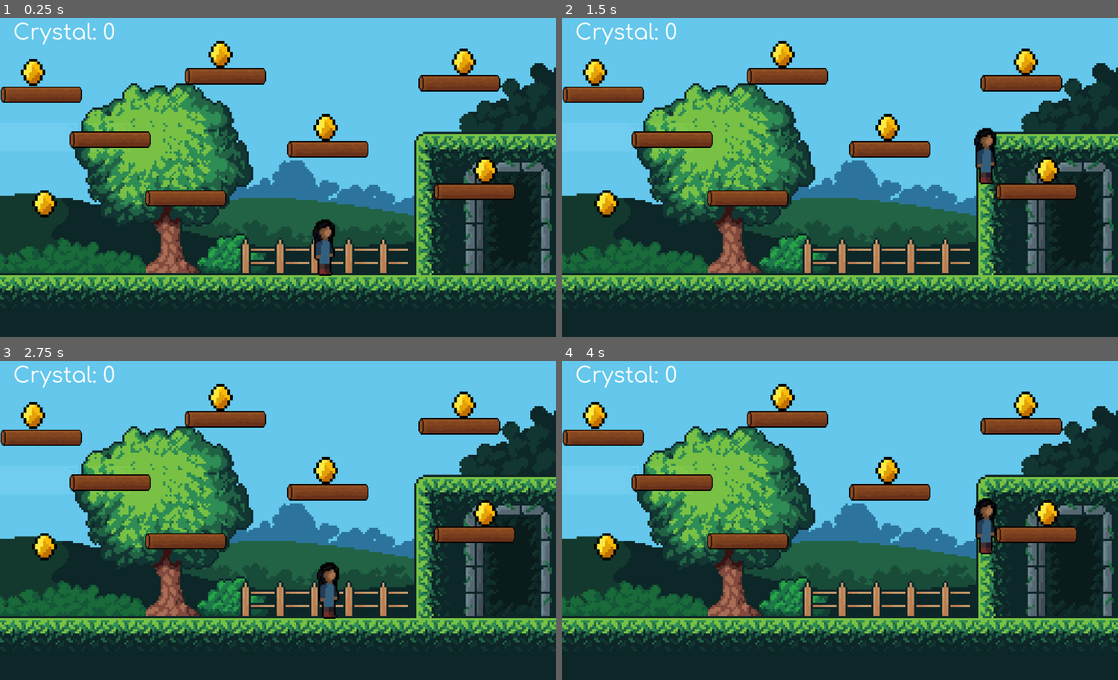
Above: before the commit, frames 1-4 (two rows, left to right).
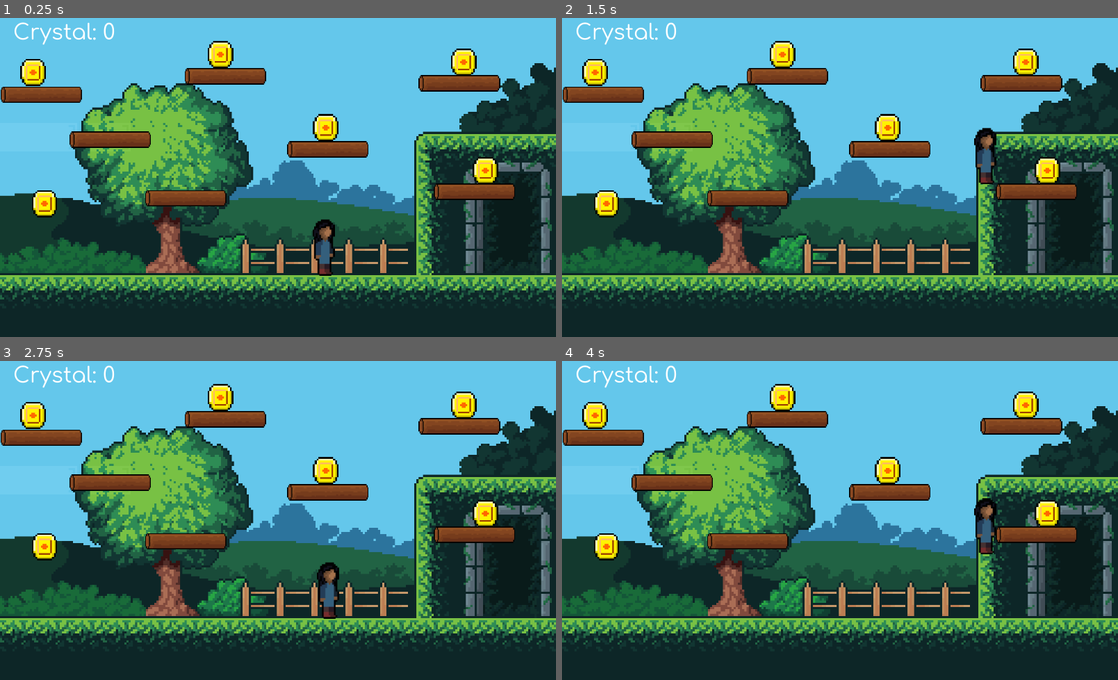
Above: after the commit, the same moments.

Repository: caffebd/sayem-platform
Game: Godot game, scene res://scenes/World.tscn
Same seed, same stepped clock (60 frames per second), same inputs: the game is played once before the commit and once after it.
Inputs:
- Up to frame 1 (0.25 s): no input
- Up to frame 2 (1.5 s): tap Enter at 0.5 s; hold D (right) from 0.53 s (still down); tap W (jump) at 0.77 s
- Up to frame 3 (2.75 s): tap W (jump) at 1.52 s; release D (right) at 2.03 s; hold A (left) from 2.03 s (still down)
- Up to frame 4 (4 s): release A (left) at 2.78 s; hold D (right) from 2.78 s (still down); tap W (jump) at 3.02, 3.77 s

The runs differ from the first frame. In frame 1, 1.9% of the frame differs, in the area x 3-90%, y 7-63%; in frame 2, 1.9%; in frame 3, 1.9%; in frame 4, 1.9%.

Commit message:
now what?

Diff:
--- a/scenes/cristal.tscn
+++ b/scenes/cristal.tscn
@@ -1,10 +1,10 @@
 [gd_scene load_steps=4 format=2]
 
-[ext_resource path="res://assets/props/Yellow_Crystal.png" type="Texture" id=1]
+[ext_resource path="res://assets/props/Sprite-0002.png" type="Texture" id=1]
 [ext_resource path="res://scripts/cristal.gd" type="Script" id=2]
 
 [sub_resource type="RectangleShape2D" id=1]
-extents = Vector2( 22, 25 )
+extents = Vector2( 24, 25 )
 
 [node name="cristal" type="Area2D"]
 script = ExtResource( 2 )
Binary file added: assets/props/Sprite-0002.aseprite
Binary file added: assets/props/Sprite-0002.png
Not shown, added: assets/props/Sprite-0002.png.import
